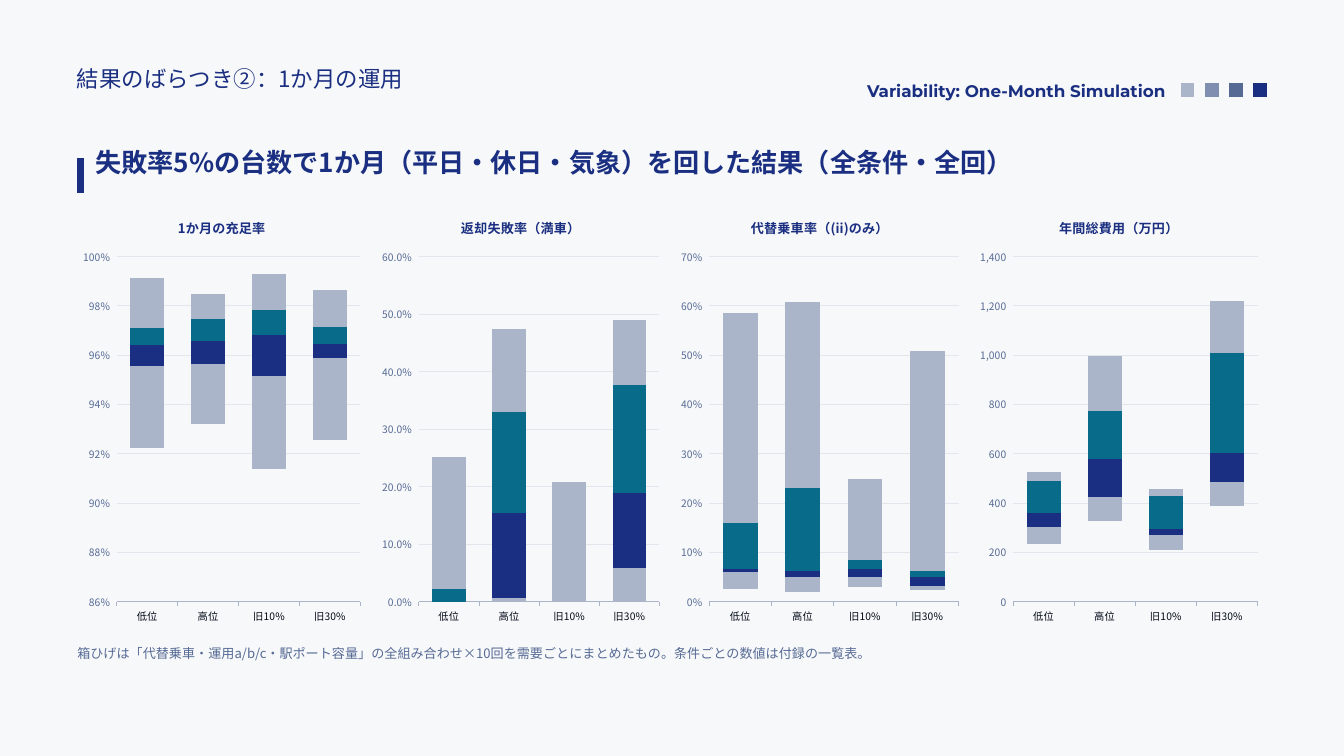
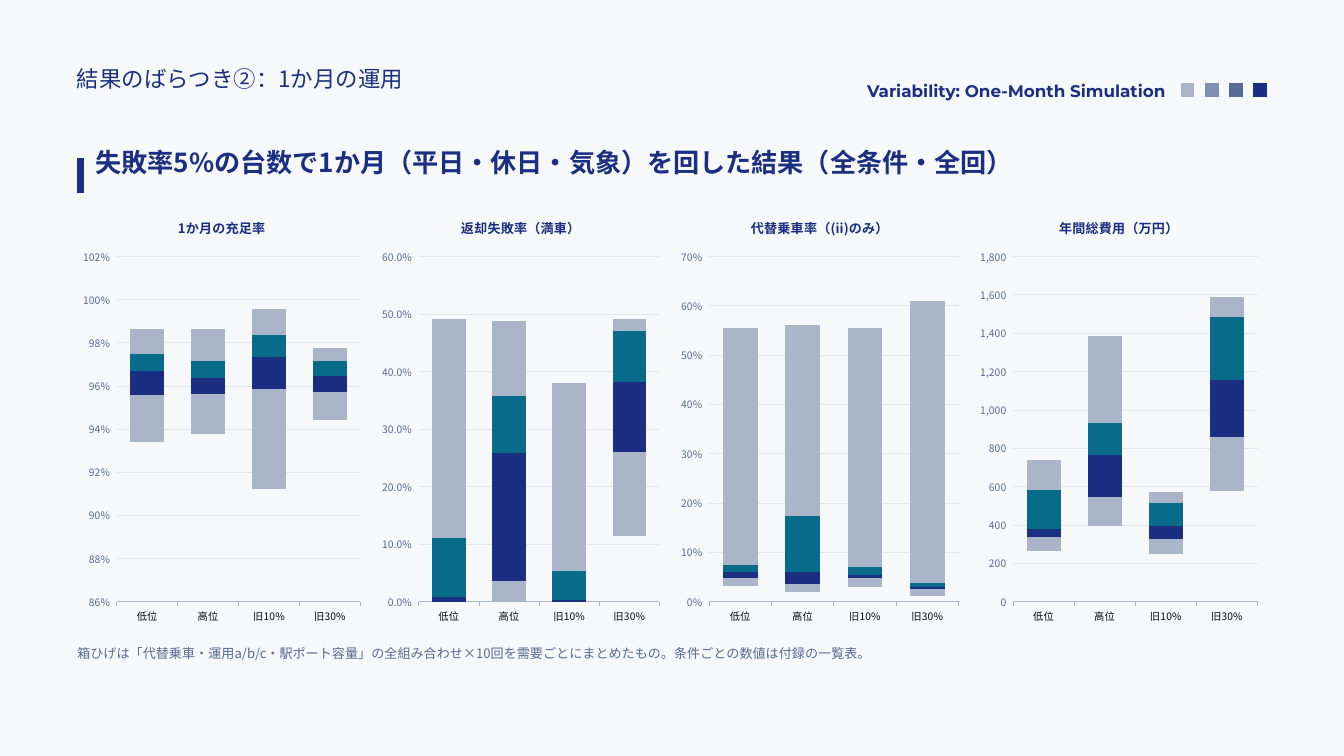
Before and after one commit to saigaeno-cmd/mikuri_sim, a slide deck: slide 8 of data/output/study/報告_モビリティシェア検討.pptx (slide 7 before the commit). Drawn at 1344x756 pixels with LibreOffice and Linux fonts; fonts in the diff are those of the drawing. Boxes give left, top, right and bottom in pixels: in the first picture for what was removed or moved away, otherwise in the second. Text is boxed around its words. In the diff, an @@ line names an element or a change of style, - is before the commit and + after.

```diff
--- a/data/output/study/報告_モビリティシェア検討.pptx
+++ b/data/output/study/報告_モビリティシェア検討.pptx
@@ column stacked chart at <box>77,202,366,632</box> @@
@@ Series 1, 低位: 0.92 to 0.93 @@
@@ Series 1, 高位: 0.93 to 0.94 @@
@@ Series 1, 旧30%: 0.93 to 0.94 @@
@@ Series 2, 低位: 0.03 to 0.02 @@
@@ Series 2, 旧10%: 0.04 to 0.05 @@
@@ Series 2, 旧30%: 0.03 to 0.01 @@
@@ Series 3, 旧10%: 0.02 to 0.01 @@
@@ Series 5, 低位: 0.02 to 0.01 @@
@@ Series 5, 高位: 0.01 to 0.02 @@
@@ Series 5, 旧30%: 0.02 to 0.01 @@
@@ column stacked chart at <box>376,202,665,632</box> @@
@@ Series 1, 旧30%: 0 to 0.11 @@
@@ Series 2, 高位: 0.01 to 0.03 @@
@@ Series 2, 旧30%: 0.06 to 0.15 @@
@@ Series 3, 低位: 0 to 0.01 @@
@@ Series 3, 高位: 0.15 to 0.22 @@
@@ Series 3, 旧30%: 0.13 to 0.12 @@
-Series 4: 0.02, 0.18, 0, 0.19
+Series 4: 0.1, 0.1, 0.05, 0.09
-Series 5: 0.23, 0.14, 0.21, 0.11
+Series 5: 0.38, 0.13, 0.33, 0.02
@@ column stacked chart at <box>675,202,964,632</box> @@
@@ Series 1, 旧30%: 0.02 to 0.01 @@
@@ Series 2, 低位: 0.03 to 0.02 @@
@@ Series 2, 高位: 0.03 to 0.02 @@
@@ Series 3, 高位: 0.01 to 0.02 @@
@@ Series 3, 旧10%: 0.02 to 0.01 @@
@@ Series 3, 旧30%: 0.02 to 0 @@
@@ Series 4, 低位: 0.09 to 0.01 @@
@@ Series 4, 高位: 0.17 to 0.12 @@
-Series 5: 0.43, 0.38, 0.16, 0.45
+Series 5: 0.48, 0.39, 0.48, 0.57
@@ column stacked chart at <box>974,202,1263,632</box> @@
-Series 1: 230, 330, 210, 390
+Series 1: 270, 400, 250, 580
@@ Series 2, 高位: 90 to 150 @@
@@ Series 2, 旧10%: 60 to 80 @@
@@ Series 2, 旧30%: 100 to 280 @@
-Series 3: 60, 160, 30, 120
+Series 3: 40, 220, 70, 300
-Series 4: 130, 200, 130, 410
+Series 4: 200, 170, 120, 330
-Series 5: 40, 220, 30, 210
+Series 5: 160, 450, 60, 100
```
Also in this commit, not shown: 22 other slides changed, 1 slide added, 6 other files.
